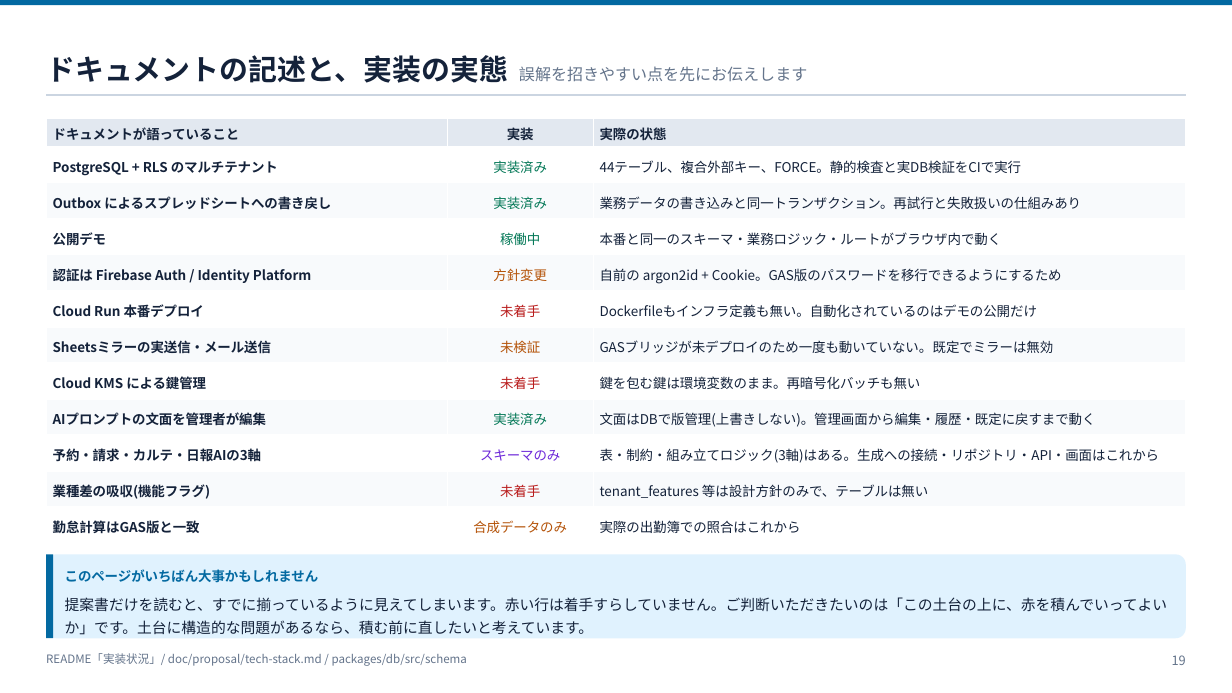
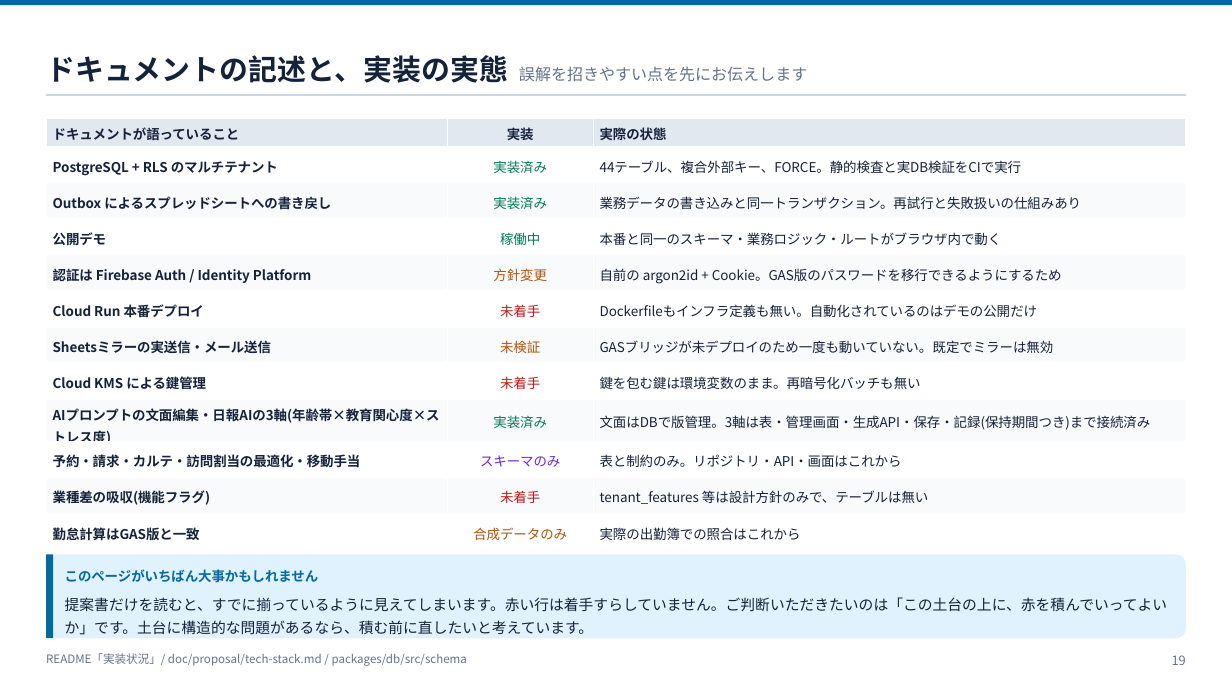
Before and after one commit to ohru131/katahimo-app, a slide deck: slide 19 of doc/slides/architecture.pptx. Drawn at 1232x693 pixels with LibreOffice and Linux fonts; fonts in the diff are those of the drawing. Boxes give left, top, right and bottom in pixels: in the first picture for what was removed or moved away, otherwise in the second. Text is boxed around its words. In the diff, an @@ line names an element or a change of style, - is before the commit and + after.

```diff
--- a/doc/slides/architecture.pptx
+++ b/doc/slides/architecture.pptx
@@ table at bbox=[46, 118, 1186, 545] @@
-row 9, column 1: AIプロンプトの文面を管理者が編集
+row 9, column 1: AIプロンプトの文面編集・日報AIの3軸(年齢帯×教育関心度×ストレス度)
-row 9, column 3: 文面はDBで版管理(上書きしない)。管理画面から編集・履歴・既定に戻すまで動く
+row 9, column 3: 文面はDBで版管理。3軸は表・管理画面・生成API・保存・記録(保持期間つき)まで接続済み
-row 10, column 1: 予約・請求・カルテ・日報AIの3軸
+row 10, column 1: 予約・請求・カルテ・訪問割当の最適化・移動手当
-row 10, column 3: 表・制約・組み立てロジック(3軸)はある。生成への接続・リポジトリ・API・画面はこれから
+row 10, column 3: 表と制約のみ。リポジトリ・API・画面はこれから
```
Also in this commit, not shown: 5 other slides changed, 11 other files.
